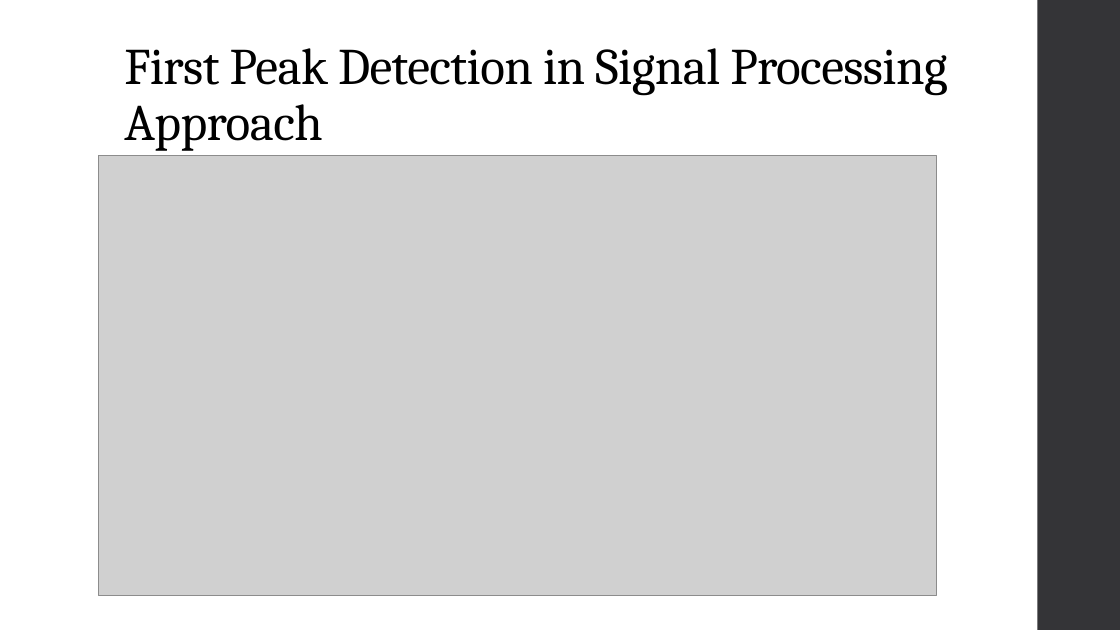
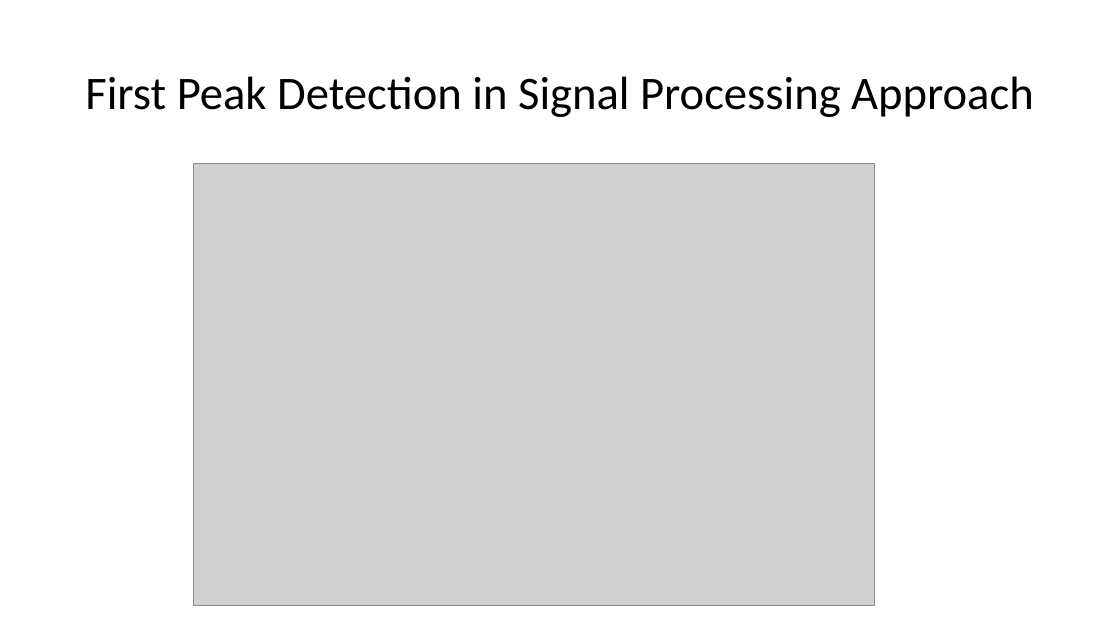
Before and after one commit to Fathir-shishir/peak-detection-, a slide deck: slide 8 of CI project T1.pptx. Drawn at 1120x630 pixels with LibreOffice and Linux fonts; fonts in the diff are those of the drawing; grey boxes stand for pictures. Boxes give left, top, right and bottom in pixels: in the first picture for what was removed or moved away, otherwise in the second. Text is boxed around its words. In the diff, an @@ line names an element or a change of style, - is before the commit and + after.

```diff
--- a/CI project T1.pptx
+++ b/CI project T1.pptx
@@ rectangle removed at [1038,0,1120,630] @@
@@ title "First Peak Detection in Signal ...": place and size @@
-title "First Peak Detection in Signal ..." at [124,48,947,151]
+title "First Peak Detection in Signal ..." at [85,76,1034,117]
@@ title "First Peak Detection in Signal ..." at [85,76,1034,117]: size 44 to 40 pt, font Cambria to Calibri, letter spacing -0.5 to 0 pt; vertical alignment bottom to middle @@
@@ picture: place and size @@
-picture at [98,155,937,596]
+picture at [193,164,875,606]
```
Also in this commit, not shown: 11 other slides changed, 4 slides added, 5 slides removed.
